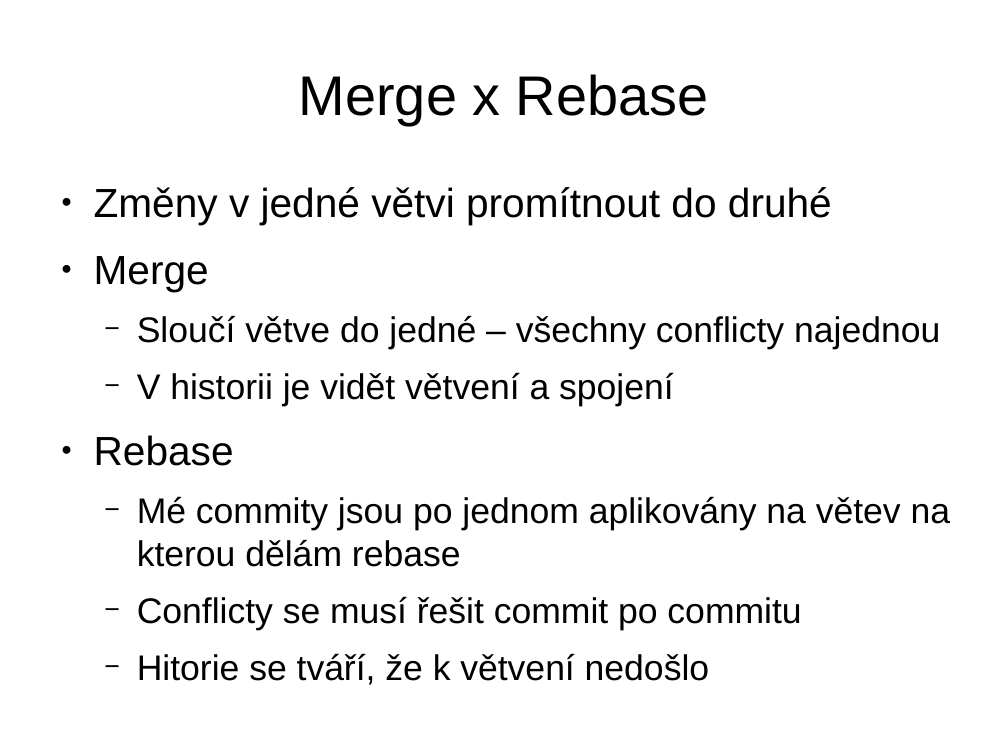
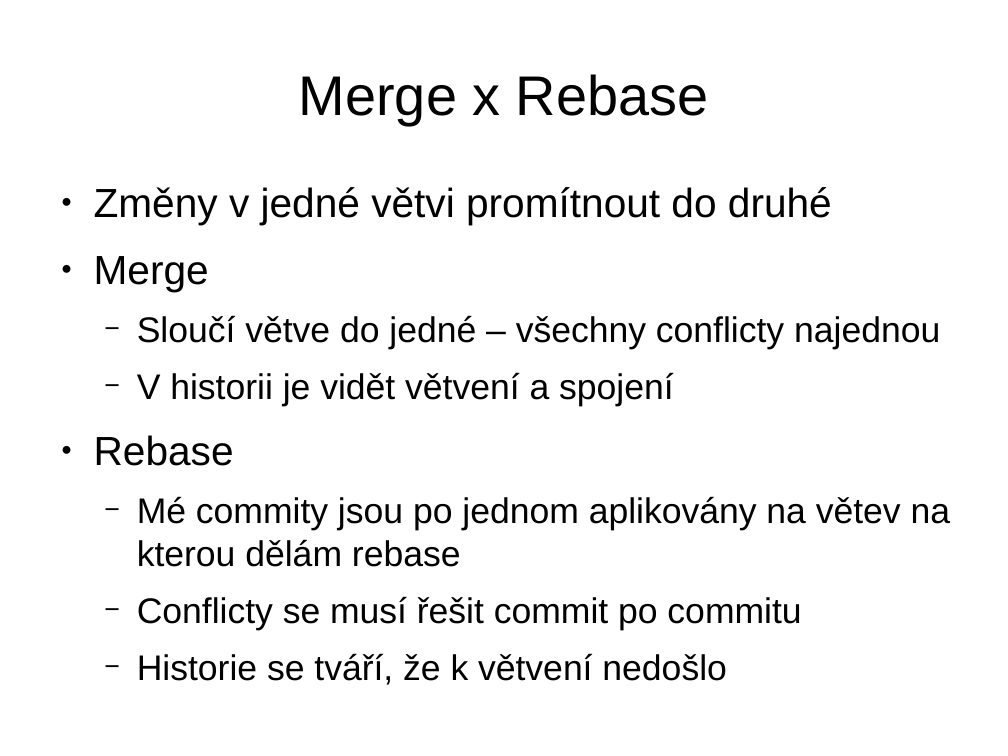
Before and after one commit to emesh7/gitlecture, a slide deck: slide 14 of Git pro začátečníky.odp. Drawn at 1008x756 pixels with LibreOffice and Linux fonts; fonts in the diff are those of the drawing. Boxes give left, top, right and bottom in pixels: in the first picture for what was removed or moved away, otherwise in the second. Text is boxed around its words. In the diff, an @@ line names an element or a change of style, - is before the commit and + after.

```diff
--- a/Git pro začátečníky.odp
+++ b/Git pro začátečníky.odp
@@ text at box(137, 653, 726, 685): text changed @@
-  − Hitorie se tváří, že k větvení nedošlo
+  − Historie se tváří, že k větvení nedošlo
```
Also in this commit, not shown: 4 other slides changed, 1 other file.
